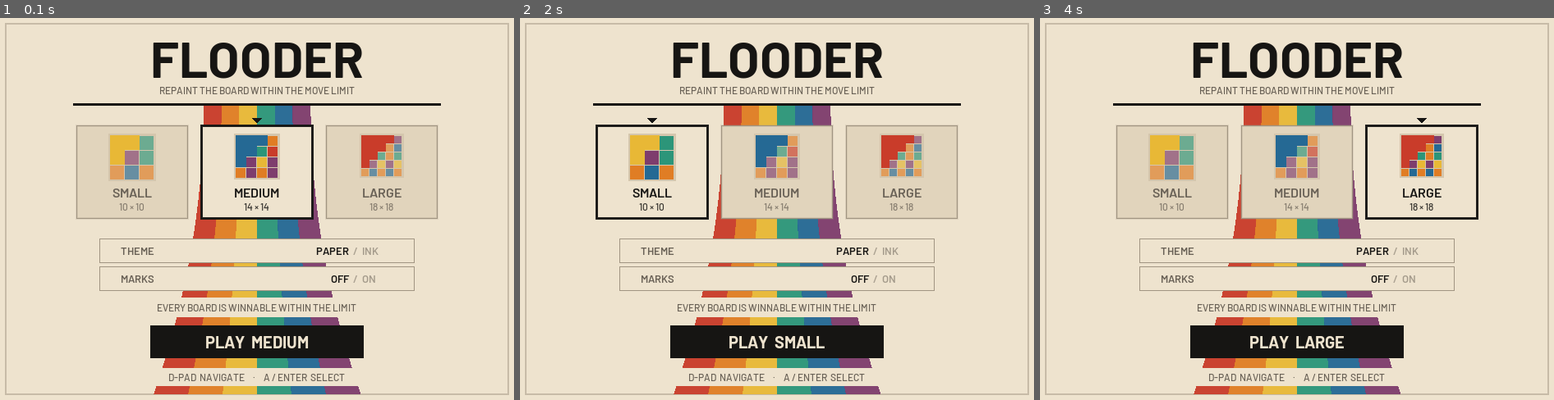
Above: before the commit, frames 1-3 (left to right).
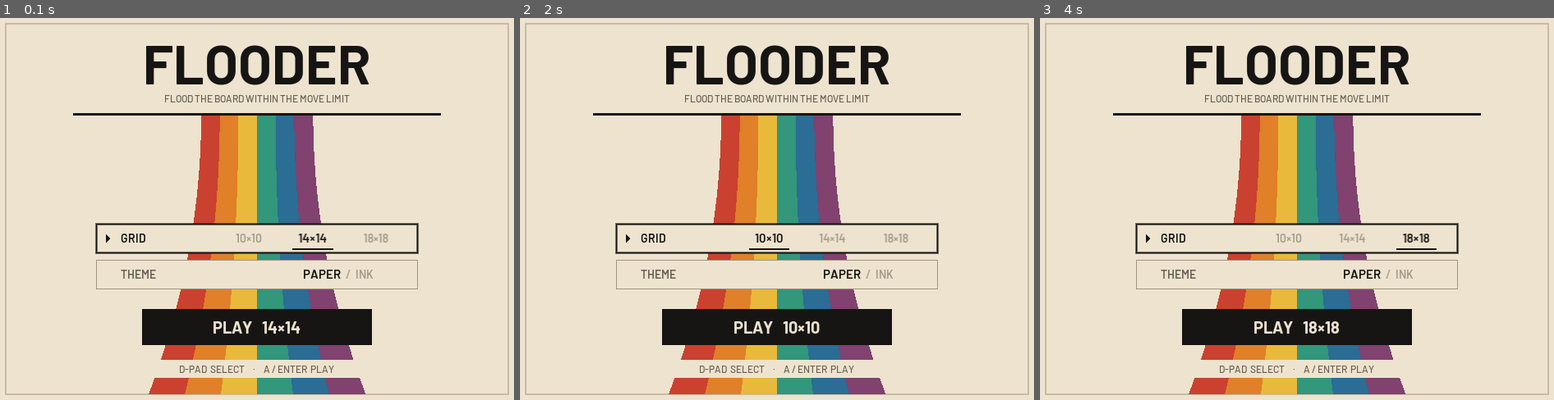
Above: after the commit, the same moments.

Repository: koaning/flooder
Game: LÖVE game, started from main.lua
Two runs of this game, one before a commit and one after it. Both use one fixed random seed, a clock stepped at 60 frames per second and the inputs below.
Inputs:
- Up to frame 1 (0.1 s): no input
- Up to frame 2 (2 s): hold Left 0.33-0.87 s; hold Left 0.9-1.3 s; hold Left 1.33-1.8 s; hold Left from 1.83 s (still down)
- Up to frame 3 (4 s): release Left at 2.37 s; hold Left 2.4-2.8 s; hold Left 2.83-3.3 s; hold Left 3.33-3.87 s; hold Left from 3.9 s (still down)

The runs differ from the first frame. In frame 1, 24% of the frame differs, in the area x 14-86%, y 6-99%; in frame 2, 24%; in frame 3, 24%.

Commit message:
Minimal poster menu: compact grid row, remove marks and stats UI

Diff:
--- a/src/game.lua
+++ b/src/game.lua
@@ -14,7 +14,7 @@
   { name = "LARGE", n = 18 },
 }
 
--- Vintage Japanese print poster 6-colour palette (distinct hues & values without shapes).
+-- Vintage Japanese print poster 6-colour palette.
 local PALETTE = {
   { 0.792, 0.239, 0.165 }, -- 1: vermilion red
   { 0.882, 0.494, 0.145 }, -- 2: burnt orange
@@ -60,13 +60,10 @@
 local SWATCH_X, SWATCH_W, SWATCH_H, SWATCH_STEP = SIDE_X + 20, SIDE_W - 20, 48, 57
 
 -- Title menu hit regions (centered cleanly inside cartridge safe core x=80..560).
-local MENU_CARD_W, MENU_CARD_H, MENU_CARD_GAP = 136, 114, 16
-local MENU_CARDS_X0 = math.floor((W - (MENU_CARD_W * 3 + MENU_CARD_GAP * 2)) / 2)
-local MENU_CARDS_Y = 138
-local MENU_OPT_X, MENU_OPT_W, MENU_OPT_H = 128, W - 256, 30
-local MENU_THEME_Y = 276
-local MENU_MARKS_Y = 310
-local MENU_PLAY_RECT = { x = 190, y = 382, w = W - 380, h = 40 }
+local MENU_X, MENU_W, MENU_ROW_H = 124, W - 248, 36
+local MENU_GRID_Y = 258
+local MENU_THEME_Y = 302
+local MENU_PLAY_RECT = { x = 180, y = 362, w = W - 360, h = 44 }
 
 local fonts = {}
 
@@ -75,9 +72,8 @@
   st = nil,
   size = 2,
   sel = 1,
-  menu_row = 1,   -- 1 = board size / play, 2 = theme (paper/ink), 3 = marks (off/on)
+  menu_row = 1, -- 1 = grid size / play, 2 = theme (paper/ink)
   theme = "paper",
-  marks = false,  -- optional subtle colour-blind marks (off by default)
   elapsed = 0,
   pop = {},
   stats = {},
@@ -94,7 +90,7 @@
 end
 
 ---------------------------------------------------------------------------
--- Stats & preferences persistence
+-- Persistence (stats kept for save compatibility; theme persisted too)
 
 local function blank_stats()
   local t = {}
@@ -104,25 +100,22 @@
   return t
 end
 
--- stats.txt holds lines like "2 played 5" plus optional "0 theme 1" / "0 marks 1".
+-- stats.txt holds lines like "2 played 5" plus optional "0 theme 1" (0=paper, 1=ink).
 local function load_stats()
   local t = blank_stats()
   local theme = "paper"
-  local marks = false
-  if not love.filesystem.getInfo(SAVE_FILE) then return t, theme, marks end
+  if not love.filesystem.getInfo(SAVE_FILE) then return t, theme end
   local raw = love.filesystem.read(SAVE_FILE) or ""
   for i, k, v in raw:gmatch("(%d+) (%a[%w_]*) (%-?%d+)") do
     i = tonumber(i)
     v = tonumber(v)
     if i == 0 and k == "theme" then
       theme = (v == 1) and "ink" or "paper"
-    elseif i == 0 and k == "marks" then
-      marks = (v == 1)
     elseif t[i] and t[i][k] ~= nil then
       t[i][k] = v
     end
   end
-  return t, theme, marks
+  return t, theme
 end
 
 local function save_stats()
@@ -133,7 +126,6 @@
     end
   end
   lines[#lines + 1] = "0 theme " .. (game.state.theme == "ink" and 1 or 0)
-  lines[#lines + 1] = "0 marks " .. (game.state.marks and 1 or 0)
   love.filesystem.write(SAVE_FILE, table.concat(lines, "\n") .. "\n")
 end
 
@@ -142,12 +134,6 @@
   s.theme = (s.theme == "paper") and "ink" or "paper"
   local th = cur_theme()
   love.graphics.setBackgroundColor(th.bg[1], th.bg[2], th.bg[3])
-  save_stats()
-end
-
-local function toggle_marks()
-  local s = game.state
-  s.marks = not s.marks
   save_stats()
 end
 
@@ -244,33 +230,25 @@
   if a == "quit" then
     request_quit()
   elseif s.scene == "title" then
-    if a == "up" then
-      s.menu_row = (s.menu_row - 2) % 3 + 1
-    elseif a == "down" then
-      s.menu_row = s.menu_row % 3 + 1
+    if a == "up" or a == "down" then
+      s.menu_row = (s.menu_row == 1) and 2 or 1
     elseif a == "left" then
       if s.menu_row == 1 then
         s.size = (s.size - 2) % #SIZES + 1
-      elseif s.menu_row == 2 then
+      else
         toggle_theme()
-      else
-        toggle_marks()
       end
     elseif a == "right" then
       if s.menu_row == 1 then
         s.size = s.size % #SIZES + 1
-      elseif s.menu_row == 2 then
+      else
         toggle_theme()
-      else
-        toggle_marks()
       end
     elseif a == "ok" then
       if s.menu_row == 1 then
         start_round()
-      elseif s.menu_row == 2 then
+      else
         toggle_theme()
-      else
-        toggle_marks()
       end
     elseif a == "start" then
       start_round()
@@ -308,22 +286,21 @@
   local bold = "assets/fonts/Barlow-Bold.ttf"
   local semi = "assets/fonts/Barlow-SemiBold.ttf"
   local med = "assets/fonts/Barlow-Medium.ttf"
-  fonts.logo = love.graphics.newFont(bold, 62)
+  fonts.logo = love.graphics.newFont(bold, 66)
   fonts.banner = love.graphics.newFont(bold, 38)
   fonts.hud = love.graphics.newFont(bold, 20)
   fonts.sub = love.graphics.newFont(semi, 16)
   fonts.body = love.graphics.newFont(semi, 15)
-  fonts.small = love.graphics.newFont(semi, 13)
+  fonts.small = love.graphics.newFont(semi, 14)
   fonts.micro = love.graphics.newFont(med, 12)
   game.state.scene = "title"
   game.state.menu_row = 1
   game.state.st = nil
   game.state.elapsed = 0
   game.state.pop = {}
-  local stats, theme, marks = load_stats()
+  local stats, theme = load_stats()
   game.state.stats = stats
   game.state.theme = theme
-  game.state.marks = marks
   local th = cur_theme()
   love.graphics.setBackgroundColor(th.bg[1], th.bg[2], th.bg[3])
 end
@@ -388,26 +365,21 @@
   local s = game.state
   local vx, vy = to_virtual(x, y)
   if s.scene == "title" then
-    for i = 1, #SIZES do
-      local cx = MENU_CARDS_X0 + (i - 1) * (MENU_CARD_W + MENU_CARD_GAP)
-      if in_rect(vx, vy, cx, MENU_CARDS_Y, MENU_CARD_W, MENU_CARD_H) then
-        s.menu_row = 1
-        if s.size == i then
-          start_round()
-        else
-          s.size = i
-        end
-        return
+    if in_rect(vx, vy, MENU_X, MENU_GRID_Y, MENU_W, MENU_ROW_H) then
+      s.menu_row = 1
+      -- Clicking left/middle/right thirds of the size choices picks directly
+      local opt_x0 = MENU_X + 150
+      if vx >= opt_x0 then
+        local idx = math.min(#SIZES, math.max(1, math.floor((vx - opt_x0) / ((MENU_X + MENU_W - opt_x0) / #SIZES)) + 1))
+        s.size = idx
+      else
+        s.size = s.size % #SIZES + 1
       end
-    end
-    if in_rect(vx, vy, MENU_OPT_X, MENU_THEME_Y, MENU_OPT_W, MENU_OPT_H) then
+      return
+    end
+    if in_rect(vx, vy, MENU_X, MENU_THEME_Y, MENU_W, MENU_ROW_H) then
       s.menu_row = 2
       toggle_theme()
-      return
-    end
-    if in_rect(vx, vy, MENU_OPT_X, MENU_MARKS_Y, MENU_OPT_W, MENU_OPT_H) then
-      s.menu_row = 3
-      toggle_marks()
       return
     end
     if in_rect(vx, vy, MENU_PLAY_RECT.x, MENU_PLAY_RECT.y, MENU_PLAY_RECT.w, MENU_PLAY_RECT.h) then
@@ -455,39 +427,12 @@
   lg.polygon("fill", x, cy - size, x, cy + size, x + math.floor(size * 1.25), cy)
 end
 
--- Optional subtle geometric marks (only rendered when MARKS: ON is chosen in menu).
-local function mark(i, cx, cy, r, col, alpha)
-  cx, cy = math.floor(cx + 0.5), math.floor(cy + 0.5)
-  local s = math.max(3, math.floor(r + 0.5))
-  lg.setColor(col[1], col[2], col[3], alpha or 0.72)
-  lg.setLineWidth(1.8)
-  if i == 1 then
-    lg.circle("fill", cx, cy, s * 0.52)
-  elseif i == 2 then
-    local arm = math.floor(s * 0.72)
-    lg.line(cx - arm, cy, cx + arm, cy)
-    lg.line(cx, cy - arm, cx, cy + arm)
-  elseif i == 3 then
-    local hs = math.floor(s * 0.55)
-    lg.rectangle("line", cx - hs, cy - hs, hs * 2, hs * 2)
-  elseif i == 4 then
-    local d = math.floor(s * 0.72)
-    lg.polygon("fill", cx, cy - d, cx + d, cy, cx, cy + d, cx - d, cy)
-  elseif i == 5 then
-    lg.circle("line", cx, cy, s * 0.58)
-  else
-    local d = math.floor(s * 0.68)
-    lg.polygon("fill", cx, cy - d, cx + d, cy + math.floor(d * 0.75), cx - d, cy + math.floor(d * 0.75))
-  end
-end
-
 -- Flaring 6-colour retro print ribbon (inspired by vintage Japanese graphic posters).
 local function poster_ribbon(y_top, y_bot, w_top, w_bot, alpha)
-  local steps = 22
+  local steps = 24
   local cx = W / 2
   for k = 0, steps - 1 do
     local t0, t1 = k / steps, (k + 1) / steps
-    -- Smooth gentle outward flare toward the bottom of the poster
     local e0, e1 = t0 * t0, t1 * t1
     local y0 = y_top + (y_bot - y_top) * t0
     local y1 = y_top + (y_bot - y_top) * t1
@@ -525,128 +470,85 @@
   setc(th.bg)
   lg.rectangle("fill", 0, 0, W, H)
 
-  -- Subtle editorial poster margin frame (visible on 640x480; clean inside cart.png)
+  -- Subtle editorial poster margin frame
   lg.setLineWidth(1.5)
   setc(th.border, 0.55)
   lg.rectangle("line", 14, 14, W - 28, H - 28)
 
-  -- Iconic 6-colour retro print ribbon flaring cleanly from the header rule to the bottom
-  poster_ribbon(114, H - 14, 130, 252, 0.96)
+  -- Iconic 6-colour retro print ribbon flaring generously across the poster
+  poster_ribbon(126, H - 14, 136, 264, 0.97)
 
   -- Top bold ink poster headline & subtitle above the rule (cartridge-safe x=80..560)
   lg.setFont(fonts.logo)
   setc(th.ink)
-  lg.printf("FLOODER", 80, 18, W - 160, "center")
+  lg.printf("FLOODER", 80, 22, W - 160, "center")
 
   lg.setFont(fonts.micro)
   setc(th.muted)
-  lg.printf("REPAINT THE BOARD WITHIN THE MOVE LIMIT", 80, 88, W - 160, "center")
-
-  -- Crisp horizontal ink rule anchoring the ribbon cleanly with zero gaps
+  lg.printf("FLOOD THE BOARD WITHIN THE MOVE LIMIT", 80, 98, W - 160, "center")
+
+  -- Crisp horizontal ink rule anchoring the ribbon
   setc(th.ink)
-  lg.rectangle("fill", 96, 111, W - 192, 3)
-
-  -- Row 1: Board Size Specimen Cards (all 3 inside x=96..544 -> cartridge safe!)
+  lg.rectangle("fill", 96, 123, W - 192, 3)
+
+  -- Compact Row 1: GRID (10×10 / 14×14 / 18×18)
   local row1 = (s.menu_row == 1)
+  setc(th.bg)
+  lg.rectangle("fill", MENU_X, MENU_GRID_Y, MENU_W, MENU_ROW_H)
+  lg.setLineWidth(row1 and 2 or 1)
+  setc(row1 and th.ink or th.border)
+  lg.rectangle("line", MENU_X + 0.5, MENU_GRID_Y + 0.5, MENU_W - 1, MENU_ROW_H - 1)
+  if row1 then
+    caret(MENU_X + 12, MENU_GRID_Y + MENU_ROW_H / 2, 5.5, th.ink)
+  end
+
+  lg.setFont(fonts.small)
+  setc(row1 and th.ink or th.muted)
+  lg.print("GRID", MENU_X + 30, MENU_GRID_Y + 9)
+
+  -- Three clean inline grid-size options on the right
+  local opts_x = MENU_X + 148
+  local opts_w = MENU_W - 160
+  local col_w = opts_w / #SIZES
   for i, size in ipairs(SIZES) do
     local on = (i == s.size)
-    local cx = MENU_CARDS_X0 + (i - 1) * (MENU_CARD_W + MENU_CARD_GAP)
-    local cy = MENU_CARDS_Y
-
-    -- Solid paper/charcoal plate over the ribbon
-    setc(on and th.bg or th.surface)
-    lg.rectangle("fill", cx, cy, MENU_CARD_W, MENU_CARD_H)
-    lg.setLineWidth((on and row1) and 2.5 or 1.5)
-    setc((on and row1) and th.ink or th.border)
-    lg.rectangle("line", cx + 0.5, cy + 0.5, MENU_CARD_W - 1, MENU_CARD_H - 1)
-
-    -- Pure-colour proportional mini-board specimen (3x3, 4x4, 5x5)
-    local m = i + 2
-    local box = 54
-    local cell = math.floor(box / m)
-    local gw = cell * m
-    local gx = math.floor(cx + (MENU_CARD_W - gw) / 2)
-    local gy = cy + 12
-    setc(th.well)
-    lg.rectangle("fill", gx - 2, gy - 2, gw + 4, gw + 4)
-
-    local fc = PALETTE[((i * 2) % COLORS) + 1]
-    for yy = 1, m do
-      for xx = 1, m do
-        local tx, ty = gx + (xx - 1) * cell, gy + (yy - 1) * cell
-        if xx + yy <= i + 2 then
-          setc(fc)
-          lg.rectangle("fill", tx, ty, cell, cell)
-        else
-          local ci = ((xx * 3 + yy * 5 + i * 7) % COLORS) + 1
-          if ci == ((i * 2) % COLORS) + 1 then ci = (ci % COLORS) + 1 end
-          local col = on and PALETTE[ci] or mix(PALETTE[ci], th.surface, 0.35)
-          setc(col)
-          lg.rectangle("fill", tx + 0.5, ty + 0.5, cell - 1, cell - 1)
-        end
-      end
-    end
-
-    -- Size name & grid dimensions
-    lg.setFont(fonts.sub)
-    setc(on and th.ink or th.muted)
-    lg.printf(size.name, cx, cy + 72, MENU_CARD_W, "center")
-    lg.setFont(fonts.micro)
-    setc(on and th.ink or th.muted, on and 0.85 or 0.75)
-    lg.printf(size.n .. " × " .. size.n, cx, cy + 92, MENU_CARD_W, "center")
-
-    -- Crisp top caret on selected size when Row 1 is focused
-    if on and row1 then
+    local ox = opts_x + (i - 1) * col_w
+    local label = size.n .. "×" .. size.n
+    lg.setFont(on and fonts.body or fonts.small)
+    setc(on and th.ink or th.muted, on and 1 or 0.55)
+    lg.printf(label, ox, MENU_GRID_Y + (on and 8 or 9), col_w, "center")
+    if on then
       setc(th.ink)
-      lg.polygon("fill", cx + MENU_CARD_W / 2 - 6, cy - 9, cx + MENU_CARD_W / 2 + 6, cy - 9, cx + MENU_CARD_W / 2, cy - 2)
-    end
-  end
-
-  -- Row 2 & Row 3: Clean Menu Options (Theme & Optional Marks live here, NOT in gameplay!)
-  local function draw_option_row(row_idx, y, label, val_left, val_right, right_active)
-    local focused = (s.menu_row == row_idx)
-    setc(th.bg)
-    lg.rectangle("fill", MENU_OPT_X, y, MENU_OPT_W, MENU_OPT_H)
-    lg.setLineWidth(focused and 2 or 1)
-    setc(focused and th.ink or th.border)
-    lg.rectangle("line", MENU_OPT_X + 0.5, y + 0.5, MENU_OPT_W - 1, MENU_OPT_H - 1)
-
-    if focused then
-      caret(MENU_OPT_X + 10, y + MENU_OPT_H / 2, 5, th.ink)
-    end
-
-    lg.setFont(fonts.small)
-    setc(focused and th.ink or th.muted)
-    lg.print(label, MENU_OPT_X + 26, y + 7)
-
-    -- Two-state clean editorial toggle on the right
-    local rx = MENU_OPT_X + MENU_OPT_W - 134
-    lg.setFont(fonts.small)
-    setc(not right_active and th.ink or th.muted, not right_active and 1 or 0.55)
-    lg.printf(val_left, rx, y + 7, 54, "right")
-    setc(th.muted, 0.5)
-    lg.printf("/", rx + 56, y + 7, 12, "center")
-    setc(right_active and th.ink or th.muted, right_active and 1 or 0.55)
-    lg.printf(val_right, rx + 70, y + 7, 54, "left")
-  end
-
-  draw_option_row(2, MENU_THEME_Y, "THEME", "PAPER", "INK", s.theme == "ink")
-  draw_option_row(3, MENU_MARKS_Y, "MARKS", "OFF", "ON", s.marks)
-
-  -- Quiet stats bar seated cleanly on a paper strip
-  local stat = s.stats[s.size]
+      lg.rectangle("fill", ox + 14, MENU_GRID_Y + MENU_ROW_H - 6, col_w - 28, 2)
+    end
+  end
+
+  -- Compact Row 2: THEME (PAPER / INK)
+  local row2 = (s.menu_row == 2)
   setc(th.bg)
-  lg.rectangle("fill", 128, 348, W - 256, 24)
-  lg.setFont(fonts.micro)
-  setc(th.muted)
-  if stat.played > 0 then
-    local line = "WINS " .. stat.won .. "/" .. stat.played
-      .. "   ·   STREAK " .. stat.streak
-      .. "   ·   BEST " .. stat.best_streak
-    lg.printf(line, 128, 353, W - 256, "center")
-  else
-    lg.printf("EVERY BOARD IS WINNABLE WITHIN THE LIMIT", 128, 353, W - 256, "center")
-  end
+  lg.rectangle("fill", MENU_X, MENU_THEME_Y, MENU_W, MENU_ROW_H)
+  lg.setLineWidth(row2 and 2 or 1)
+  setc(row2 and th.ink or th.border)
+  lg.rectangle("line", MENU_X + 0.5, MENU_THEME_Y + 0.5, MENU_W - 1, MENU_ROW_H - 1)
+  if row2 then
+    caret(MENU_X + 12, MENU_THEME_Y + MENU_ROW_H / 2, 5.5, th.ink)
+  end
+
+  lg.setFont(fonts.small)
+  setc(row2 and th.ink or th.muted)
+  lg.print("THEME", MENU_X + 30, MENU_THEME_Y + 9)
+
+  local is_ink = (s.theme == "ink")
+  local rx = MENU_X + MENU_W - 154
+  lg.setFont(not is_ink and fonts.body or fonts.small)
+  setc(not is_ink and th.ink or th.muted, not is_ink and 1 or 0.55)
+  lg.printf("PAPER", rx, MENU_THEME_Y + (not is_ink and 8 or 9), 60, "right")
+  lg.setFont(fonts.small)
+  setc(th.muted, 0.5)
+  lg.printf("/", rx + 62, MENU_THEME_Y + 9, 14, "center")
+  lg.setFont(is_ink and fonts.body or fonts.small)
+  setc(is_ink and th.ink or th.muted, is_ink and 1 or 0.55)
+  lg.printf("INK", rx + 78, MENU_THEME_Y + (is_ink and 8 or 9), 60, "left")
 
   -- Bold Matte Ink Play Bar
   local pr = MENU_PLAY_RECT
@@ -654,14 +556,15 @@
   lg.rectangle("fill", pr.x, pr.y, pr.w, pr.h)
   lg.setFont(fonts.hud)
   setc(th.bg)
-  lg.printf("PLAY  " .. SIZES[s.size].name, pr.x, pr.y + 8, pr.w, "center")
-
-  -- Minimal single-line footer legend on a crisp paper plate
+  local n = SIZES[s.size].n
+  lg.printf("PLAY   " .. n .. "×" .. n, pr.x, pr.y + 10, pr.w, "center")
+
+  -- Minimal single-line footer legend on a clean paper slip
   setc(th.bg)
-  lg.rectangle("fill", 136, 434, W - 272, 22)
+  lg.rectangle("fill", 140, 424, W - 280, 22)
   lg.setFont(fonts.micro)
   setc(th.muted)
-  lg.printf("D-PAD  NAVIGATE     ·     A / ENTER  SELECT", 136, 438, W - 272, "center")
+  lg.printf("D-PAD  SELECT     ·     A / ENTER  PLAY", 140, 428, W - 280, "center")
 end
 
 local function draw_top_bar()
@@ -674,11 +577,11 @@
   -- Left: compact board size
   lg.setFont(fonts.small)
   setc(th.muted)
-  lg.print(SIZES[s.size].name .. "  " .. st.w .. "×" .. st.h, BOARD_X, TOP_Y + 6)
+  lg.print(st.w .. "×" .. st.h, BOARD_X, TOP_Y + 5)
 
   -- Center: slim horizontal moves remaining bar
-  local bar_x = 148
-  local bar_w = 386
+  local bar_x = 92
+  local bar_w = 442
   local bar_y = TOP_Y + 9
   local bar_h = 10
 
@@ -760,9 +663,6 @@
           local tile_col = lose and mix(col, th.bg, 0.52) or col
           setc(tile_col)
           lg.rectangle("fill", px + pad, py + pad, c - pad * 2, c - pad * 2)
-          if s.marks and c >= 18 then
-            mark(ci, px + c / 2, py + c / 2, math.max(4, c * 0.24), { 1, 1, 1 }, lose and 0.18 or 0.40)
-          end
         end
       end
     end
@@ -842,21 +742,13 @@
       setc(is_sel and th.ink or th.border)
       lg.rectangle("line", rx + 0.5, ry + 0.5, rw - 1, rh - 1)
 
-      if s.marks then
-        mark(i, rx + 22, ry + rh / 2, 7, th.muted, 0.65)
-      end
-
       lg.setFont(fonts.micro)
       setc(th.muted)
       lg.printf("ACTIVE", rx + 14, ry + 16, rw - 24, "right")
     else
-      -- Pure flat matte colour bar (no desktop digits, no default shapes)
+      -- Pure flat matte colour bar
       setc(col)
       lg.rectangle("fill", rx, ry, rw, rh)
-
-      if s.marks then
-        mark(i, rx + 22, ry + rh / 2, 8, { 1, 1, 1 }, 0.88)
-      end
 
       -- Selected colour gets a crisp ink outline & clean +N gain tag
       if is_sel then
@@ -871,12 +763,12 @@
         lg.rectangle("fill", rx + rw - tw - 7, ry + 11, tw, 26)
         lg.setFont(fonts.small)
         setc(THEMES.paper.bg)
-        lg.printf(tag, rx + rw - tw - 7, ry + 16, tw, "center")
+        lg.printf(tag, rx + rw - tw - 7, ry + 15, tw, "center")
       end
     end
   end
 
-  -- Quiet minimal console legend at the bottom of the sidebar (no theme toggle here)
+  -- Quiet minimal console legend at the bottom of the sidebar
   lg.setLineWidth(1)
   setc(th.border, 0.55)
   lg.line(SWATCH_X, 396, SIDE_X + SIDE_W, 396)
@@ -903,8 +795,8 @@
   setc(th.scrim)
   lg.rectangle("fill", BOARD_X, BOARD_Y, BOARD_PX, BOARD_PX)
 
-  -- Clean editorial print result card
-  local pw, ph = 316, 162
+  -- Clean editorial print result card (no wins/streaks/best clutter)
+  local pw, ph = 310, 144
   local px, py = math.floor(cx - pw / 2), math.floor(cy - ph / 2)
   setc(th.bg)
   lg.rectangle("fill", px, py, pw, ph)
@@ -930,7 +822,6 @@
   lg.printf(st.won and "CLEARED" or "OUT OF MOVES", px, py + 18, pw, "center")
 
   -- Primary outcome readout
-  local stat = s.stats[s.size]
   local primary
   if st.won then
     local spare = st.max_moves - st.moves
@@ -942,20 +833,15 @@
   end
   lg.setFont(fonts.sub)
   setc(th.ink)
-  lg.printf(primary, px, py + 68, pw, "center")
-
-  -- Streak line
-  lg.setFont(fonts.small)
-  setc(th.muted)
-  lg.printf("STREAK " .. stat.streak .. "   ·   BEST " .. stat.best_streak, px, py + 94, pw, "center")
+  lg.printf(primary, px, py + 70, pw, "center")
 
   -- Clean action footer
   lg.setLineWidth(1)
   setc(th.border, 0.6)
-  lg.line(px + 24, py + 122, px + pw - 24, py + 122)
+  lg.line(px + 24, py + 104, px + pw - 24, py + 104)
   lg.setFont(fonts.micro)
   setc(th.muted)
-  lg.printf(st.won and "A  NEW BOARD     ·     B  MENU" or "A  TRY AGAIN     ·     B  MENU", px, py + 132, pw, "center")
+  lg.printf(st.won and "A  NEW BOARD     ·     B  MENU" or "A  TRY AGAIN     ·     B  MENU", px, py + 115, pw, "center")
 end
 
 function game.draw()
Binary file changed: docs/screenshots/cart.png
Binary file changed: docs/screenshots/gameplay.png
Binary file changed: docs/screenshots/lose.png
Binary file changed: docs/screenshots/title.png
Binary file changed: docs/screenshots/win.png
